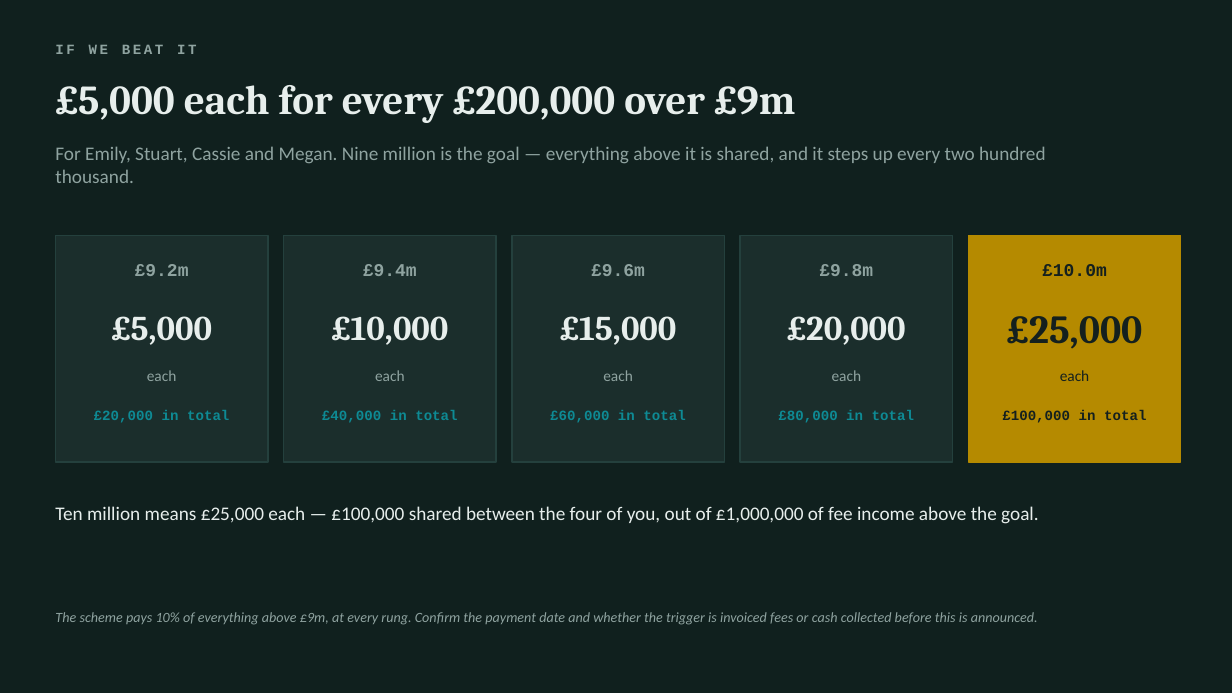
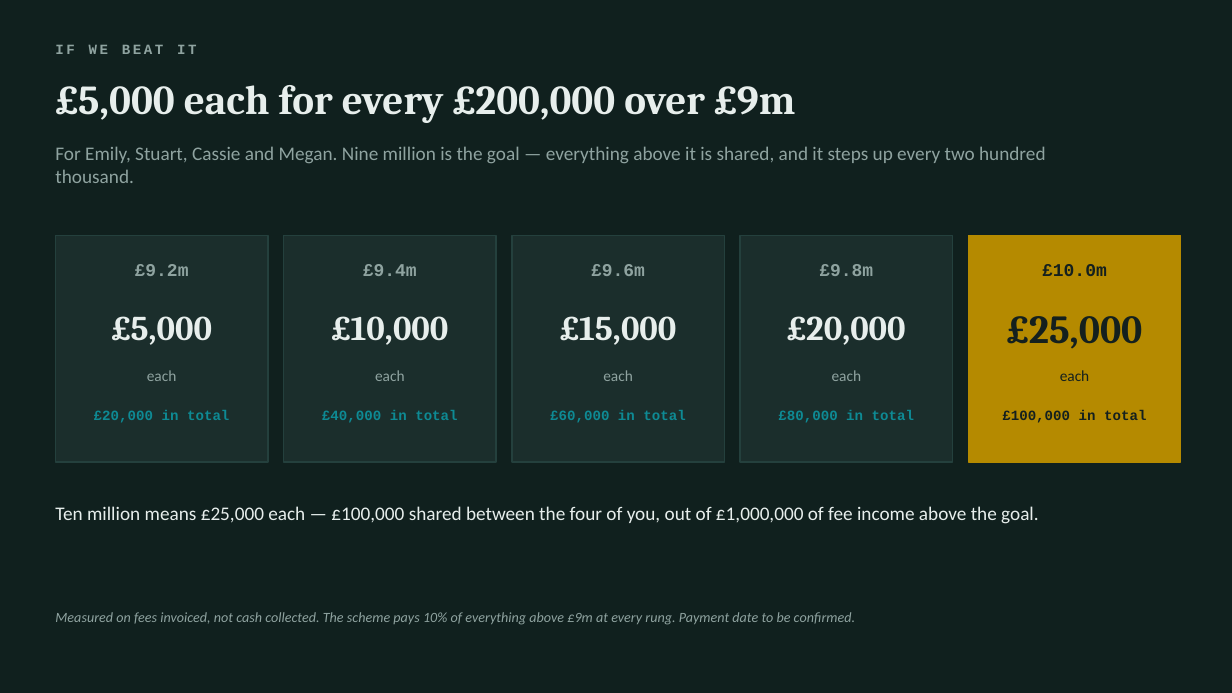
Before and after one commit to compcert-glitch/outlook-mcp, a slide deck: slide 8 of reports/ytd-road-to-9m.pptx. Drawn at 1232x693 pixels with LibreOffice and Linux fonts; fonts in the diff are those of the drawing. Boxes give left, top, right and bottom in pixels: in the first picture for what was removed or moved away, otherwise in the second. Text is boxed around its words. In the diff, an @@ line names an element or a change of style, - is before the commit and + after.

```diff
--- a/reports/ytd-road-to-9m.pptx
+++ b/reports/ytd-road-to-9m.pptx
@@ text at <box>55,612,855,625</box>: text changed @@
-The scheme pays 10% of everything above £9m, at every rung. Confirm the payment date and whether the trigger is invoiced fees or cash collected before this is announced.
+Measured on fees invoiced, not cash collected. The scheme pays 10% of everything above £9m at every rung. Payment date to be confirmed.
```
Also in this commit, not shown: 8 other files.
